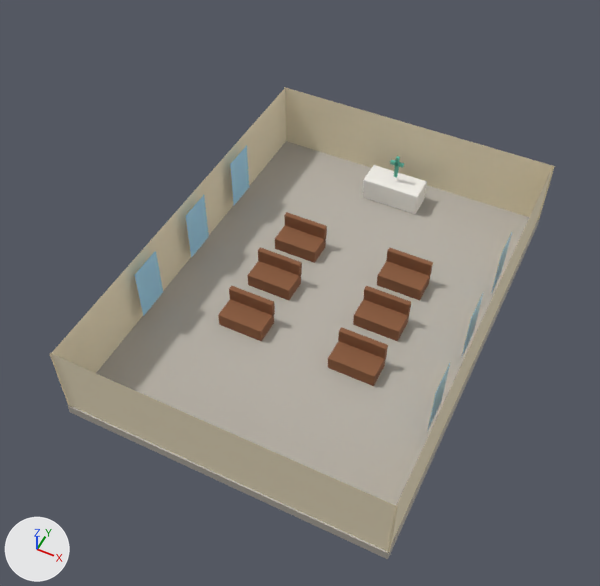
Before and after pictures for a commit that changed the glTF model public/models/room_frauenkirche.glb.
Both versions are drawn from a 50 mm camera at (7.56, -17.14, 21.46) aimed at (-0.39, -1.24, 1.59). Lighting does not change. The marker at lower left points along +X, +Y and +Z. The older version comes first. Vertices at exactly the same position are counted once.

Names of what the first picture shows: 'RoomF'.
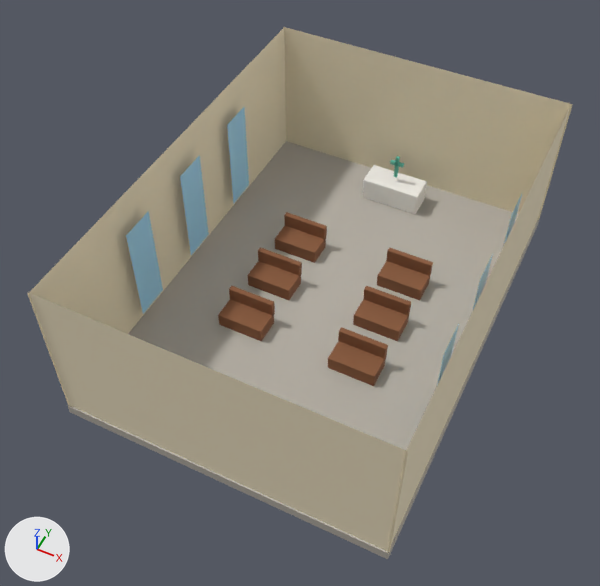
The change, as a diff of the scene's bpy script:
```diff
--- a/public/models/room_frauenkirche.glb.py
+++ b/public/models/room_frauenkirche.glb.py
@@ me_roomf @@
 # used by ob_roomf; location = (0.0, 0.0, 0.0)
-me_roomf.from_pydata(...)  # 262 vertices, 390 faces; spans x -5.35..5.35, y -7.35..7.35, z -0.35..2.6
+me_roomf.from_pydata(...)  # 262 vertices, 390 faces; spans x -5.35..5.35, y -7.35..7.35, z -0.35..5.2
+# me_roomf part 1: all 8 vertices in x -5.35..5.35, y -7.35..7.35, z 2.6 are moved by (0.0, 0.0, 2.6)
+# other edits to the shape of me_roomf do not show in these pictures
 me_roomf.materials.append(mat_stone)
```

Changed parts and their boxes [x1, y1, x2, y2] in the pictures (600 x 586 px; the box of a moved part takes in the faces that stretch with it):
'RoomF', reshaped (8% wider, 13% taller): before [50, 87, 555, 559]; after [27, 27, 573, 559]
part 1 of me_roomf, moved or reshaped: before [50, 87, 555, 553]; after [27, 27, 573, 553]
